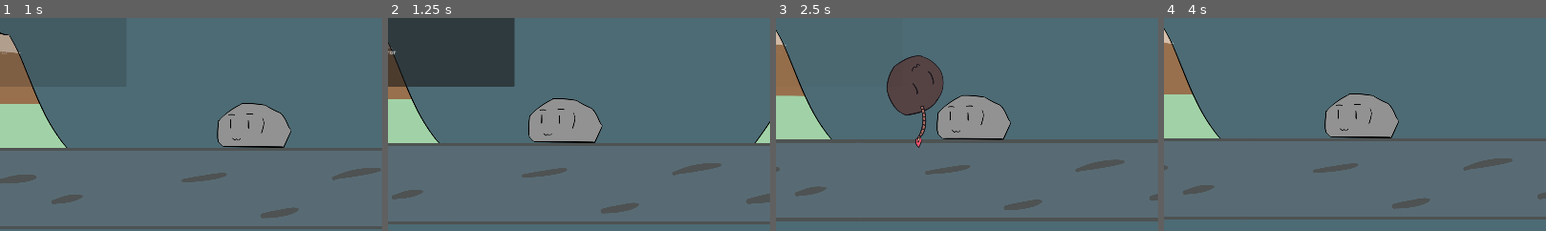
Above: before the commit, frames 1-4 (left to right).
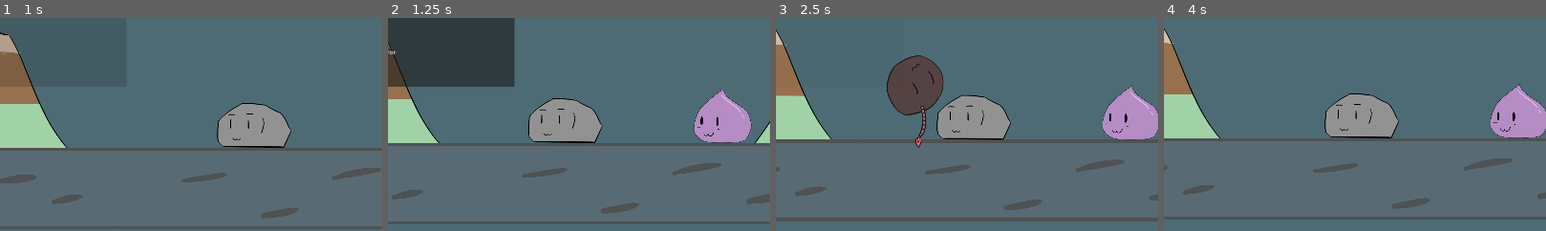
Above: after the commit, the same moments.

Repository: BeatMil/Animurun
Game: Godot game, scene res://Scenes/Forest.tscn
Two runs of this game, one before a commit and one after it. Both use one fixed random seed, a clock stepped at 60 frames per second and the inputs below.
Inputs:
- Up to frame 1 (1 s): hold D (move_right) from 0.53 s (still down); hold J (attack) from 0.53 s (still down); tap Space (jump) at 0.77 s
- Up to frame 2 (1.25 s): keep holding D (move_right); keep holding J (attack)
- Up to frame 3 (2.5 s): release D (move_right) at 1.25 s; release J (attack) at 1.25 s; click "Restart" at 1.25 s; hold D (move_right) from 2.03 s (still down); tap K (block) at 2.1 s; tap Space (jump) at 2.27 s
- Up to frame 4 (4 s): release D (move_right) at 2.75 s; click "Restart" at 2.75 s; hold A (move_left) from 3.53 s (still down); hold L (dodge) from 3.53 s (still down)
The pictures show only the part of the screen within x 50-100%, y 50-100%; the shares and areas given below are measured in that part.

Frame 1 is identical in both runs. In frame 2, 2.7% of the frame differs, in the area x 80-96%, y 33-59%; in frame 3, 2.6%; in frame 4, 2.7%.

Commit message:
Triple spawn now emit signal to spawner

Diff:
--- a/scripts/Forest.gd
+++ b/scripts/Forest.gd
@@ -8,7 +8,7 @@
 
 
 # Configs
-var enemy_spawn_order: Array = [spawn_triple]
+var enemy_spawn_order: Array = [spawn_triple01]
 var order_index: int = 0
 
 
@@ -71,7 +71,7 @@
 	add_child(bomby)
 
 
-func spawn_triple() -> void:
+func spawn_triple01() -> void:
 	var bomby = BOMBY.instantiate()
 	bomby.position = $"Markers/EnemySpawnPos".position
 
@@ -79,13 +79,20 @@
 	rocky.position = $"Markers/EnemySpawnPos".position
 
 	var slime = SLIME.instantiate()
+	slime.connect("ded", spawner)
 	slime.position = $"Markers/EnemySpawnPos".position
 
+	# add bomby
 	bomby.throw_bomb()
 	add_child(bomby)
 	await get_tree().create_timer(0.3).timeout
 
+	# add rocky
 	add_child(rocky)
+	await get_tree().create_timer(0.5).timeout
+
+	# add slime
+	add_child(slime)
 
 
 func _on_spawn_timer_timeout():
